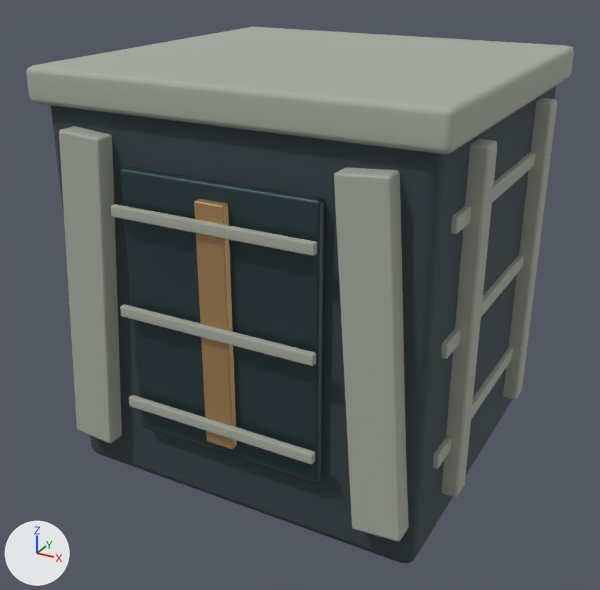
The glTF model godot/campaign/art/structures/gate-top-0.glb, before and after one commit.
Rendered twice from a 50 mm lens placed at (0.908, -1.754, 1.258), pointed at (-0.025, -0.059, 0.41). Arrows for +X, +Y and +Z are at lower left; the lights stay in place. The older version comes first. Where no turn or scale is listed for an object, it has been applied to the vertices. Vertices at exactly the same position are counted once.

In view in the first picture: 'gate_0', 'gate_1', 'gate_2', 'gate_3'.
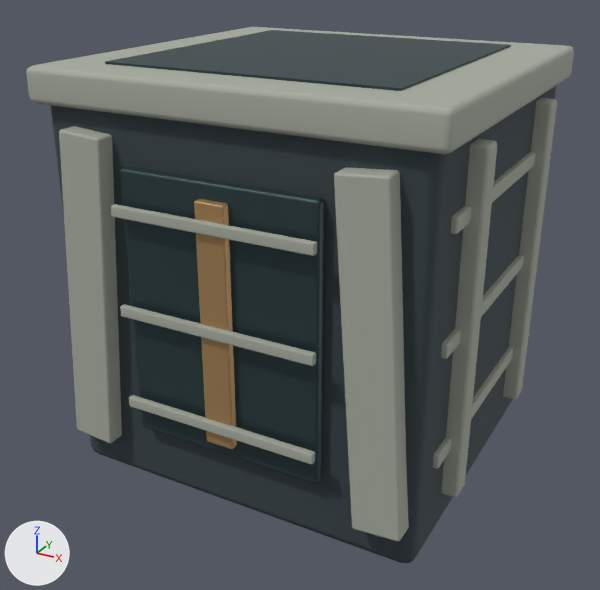
Where the change shows, as pixel boxes (x1, y1, x2, y2) in the pictures (600 x 590 px):
'gate_2', reshaped: before (120, 167, 324, 484); after (105, 30, 511, 484)
part 1 of me_cube_003, added: after (105, 30, 511, 91)

The change, as a list of edits to the scene's bpy script:
```text
Change me_cube_003:
    used by ob_gate_2; location = (0.0, 0.0, 0.0)
    remove me_cube_003.from_pydata(...)  # 112 vertices, 216 faces; spans x -0.235..0.235, y -0.458..0.458, z 0.175..0.805
    add me_cube_003.from_pydata(...)  # 120 vertices, 228 faces; spans x -0.34..0.34, y -0.458..0.458, z 0.0..1.0
    me_cube_003 part 1: a new loose piece, a box spanning x -0.34..0.34, y -0.35..0.35, z 0.0..1.0, in mat_gate_2 (dark cyan #364a4e)
```
